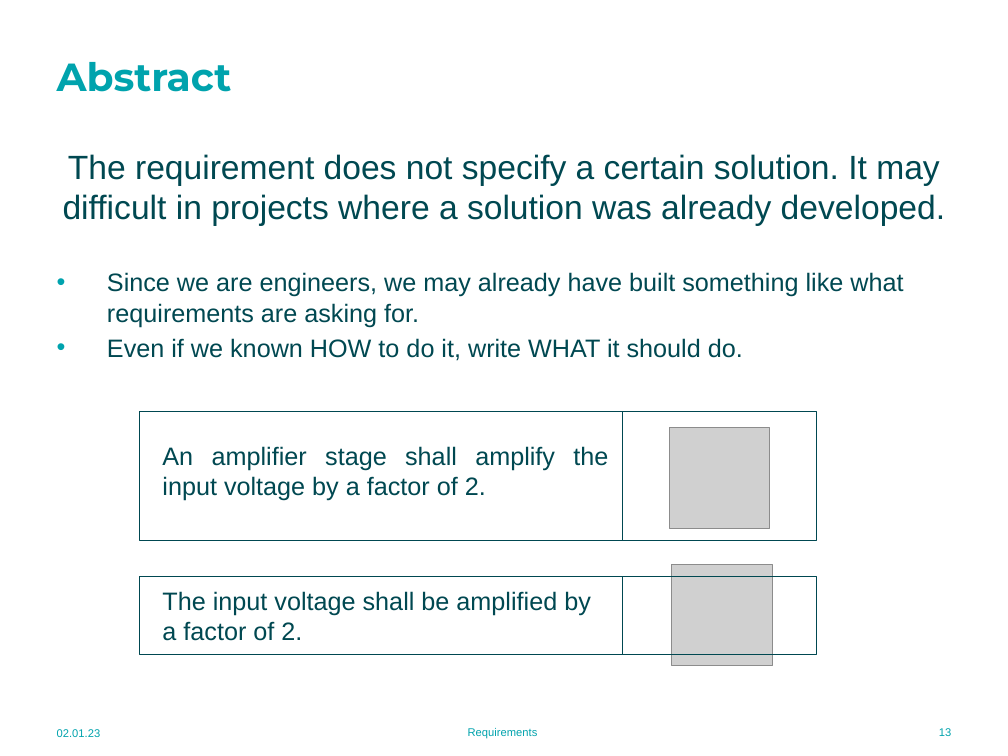
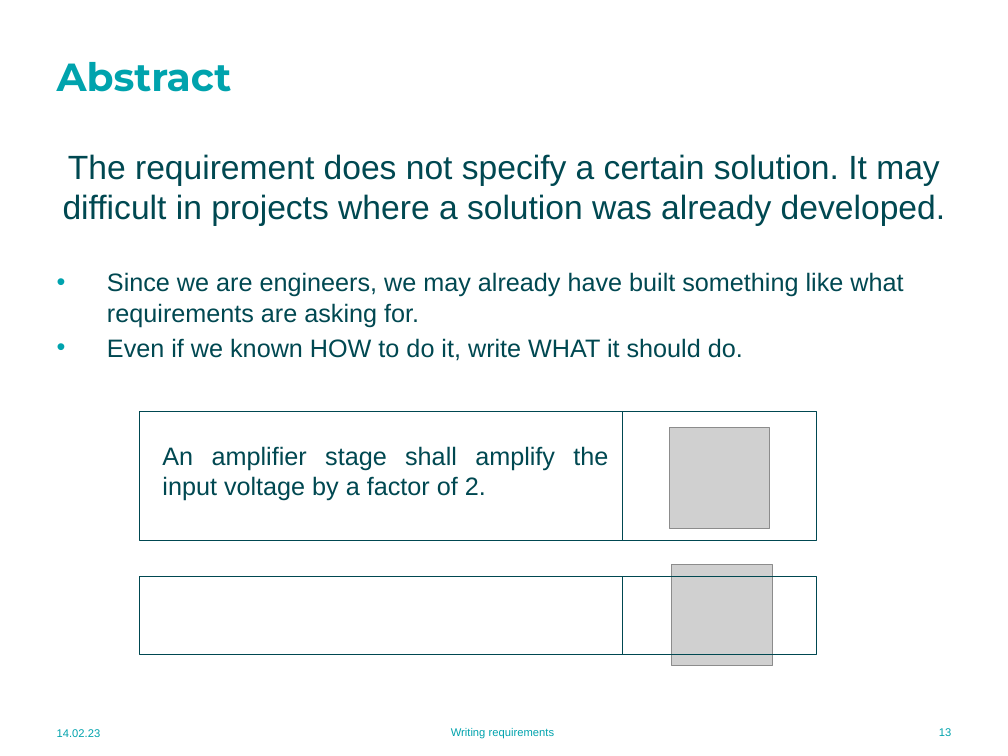
Before and after one commit to MU-MATHWORKS/MODEL-BASED-LIFE-CYCLE-WITH-MATLAB-SIMULINK, a slide deck: slide 13 of 2. Requirements/2.2 Writing requirements.pptx. Drawn at 1008x756 pixels with LibreOffice and Linux fonts; fonts in the diff are those of the drawing; grey boxes stand for pictures; background and template pictures are left out. Boxes give left, top, right and bottom in pixels: in the first picture for what was removed or moved away, otherwise in the second. Text is boxed around its words. In the diff, an @@ line names an element or a change of style, - is before the commit and + after.

Commit message:
Requirements module resources updated. Detailed exercise statement added in ppt and mlx formats.

```diff
--- a/2. Requirements/2.2 Writing requirements.pptx
+++ b/2. Requirements/2.2 Writing requirements.pptx
@@ text removed at (x1=162, y1=591, x2=591, y2=641) @@
-The input voltage shall be amplified by a factor of 2.
@@ text at (x1=57, y1=729, x2=101, y2=737): text changed @@
-02.01.23
+14.02.23
@@ text at (x1=451, y1=728, x2=555, y2=739): text changed @@
-Requirements
+Writing requirements
```
Also in this commit, not shown: 19 other slides changed, 2 other files.
